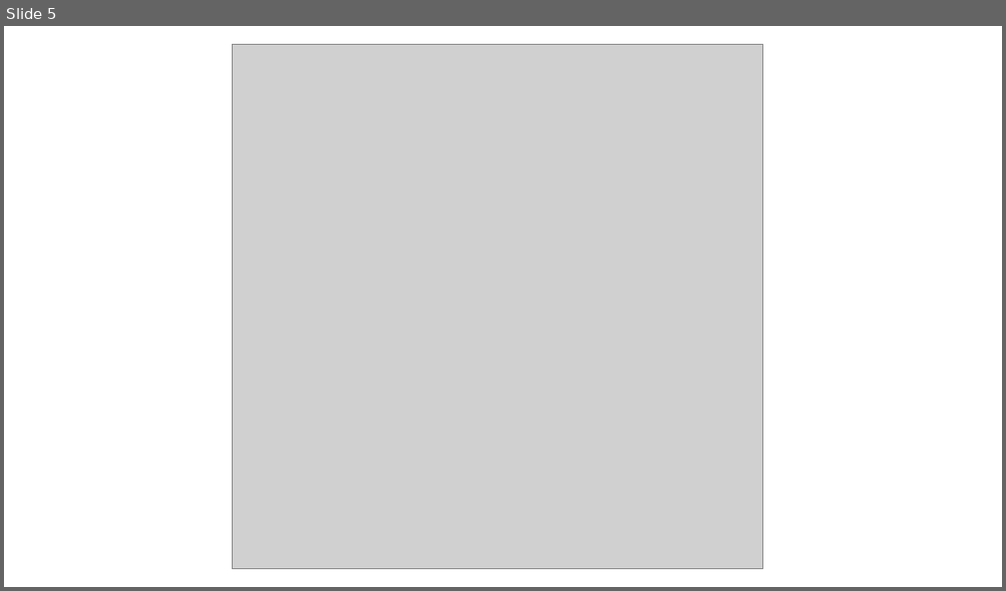
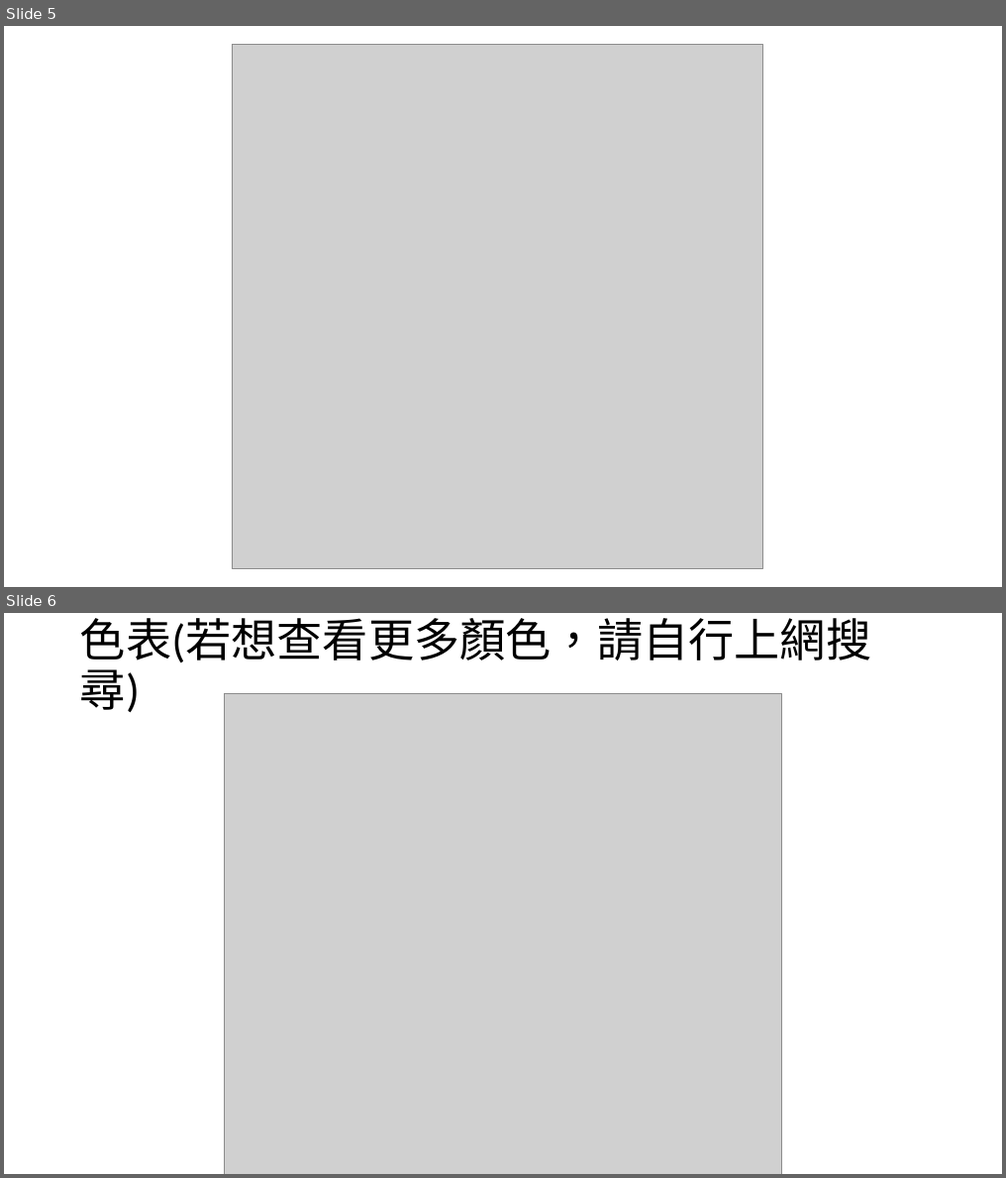
Before and after one commit to mapleYK/gifted-class, a slide deck: ppt/ch2.pptx. Shown one above the other, each under a label of ours: slide 5 before the commit, slides 5 and 6 after it. The pictures are 1006x591 and 1006x1178 pixels, drawn with LibreOffice and Linux fonts; fonts in the diff are those of the drawing; grey boxes stand for pictures. Boxes give left, top, right and bottom in pixels: in the first picture for what was removed or moved away, otherwise in the second. Text is boxed around its words. In the diff, an @@ line names an element or a change of style, - is before the commit and + after.

```diff
--- a/ppt/ch2.pptx
+++ b/ppt/ch2.pptx
@@ slide 6 added at bbox=[4, 613, 1002, 1174], background #FFFFFF @@
@@ title added at bbox=[80, 618, 871, 713], 44 pt, text #000000 @@
+色表(若想查看更多顏色，請自行上網搜尋)
@@ picture added at bbox=[225, 694, 782, 1174] @@
```
Also in this commit, not shown: 2 other slides added, 1 slide removed.
